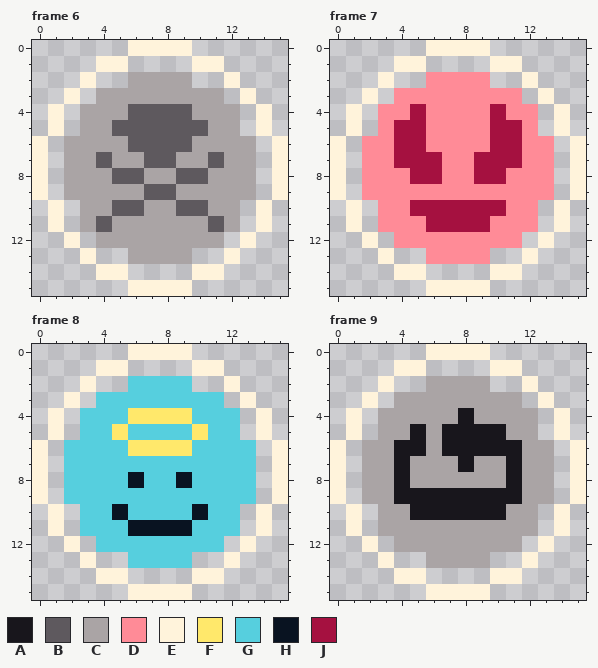
File history of a pixel-art file, assets/runes.aseprite. The picture above was drawn from the file before the commit.
16x16 pixels, 9 frames. Shown: frame 6, frame 7, frame 8, frame 9. The commit also changed other frames, which this record leaves out.
Palette (. is transparent): A #18161c  B #5e595e  C #aaa4a5  D #ff8b97  E #fff3db  F #ffe86b  G #56cfde  H #091321  J #a51140
The result:
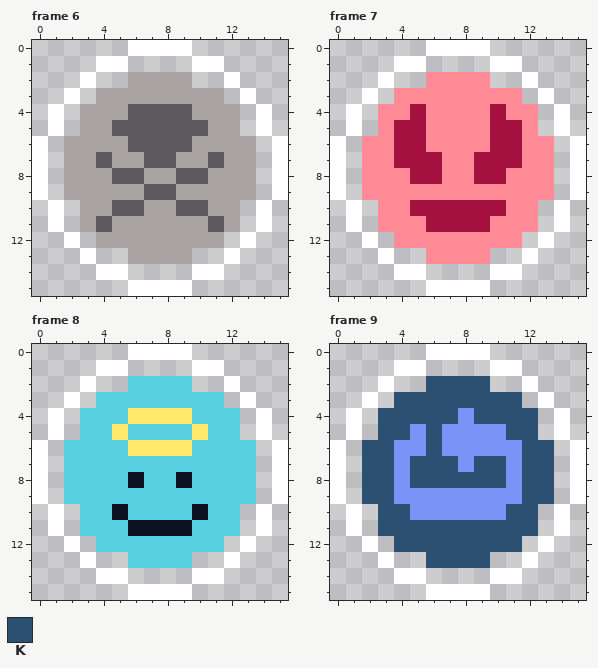
Colours new in this view: K #2c5071
The edit:
colour A: #18161c -> #7993f6
colour E: #fff3db -> #ffffff
Changed rows in their new state; - is a pixel that keeps its letter.
Frame 9:
first column x 2:
 2 ----KKKK----
 3 --KKKKKKKK--
 4 -KKKKK-KKKK-
 5 -KK-K----KK-
 6 KK--K-----KK
 7 KK-KKK-KK-KK
 8 KK-KKKKKK-KK
 9 KK--------KK
10 -KK------KK-
11 -KKKKKKKKKK-
12 --KKKKKKKK--
13 ----KKKK----
